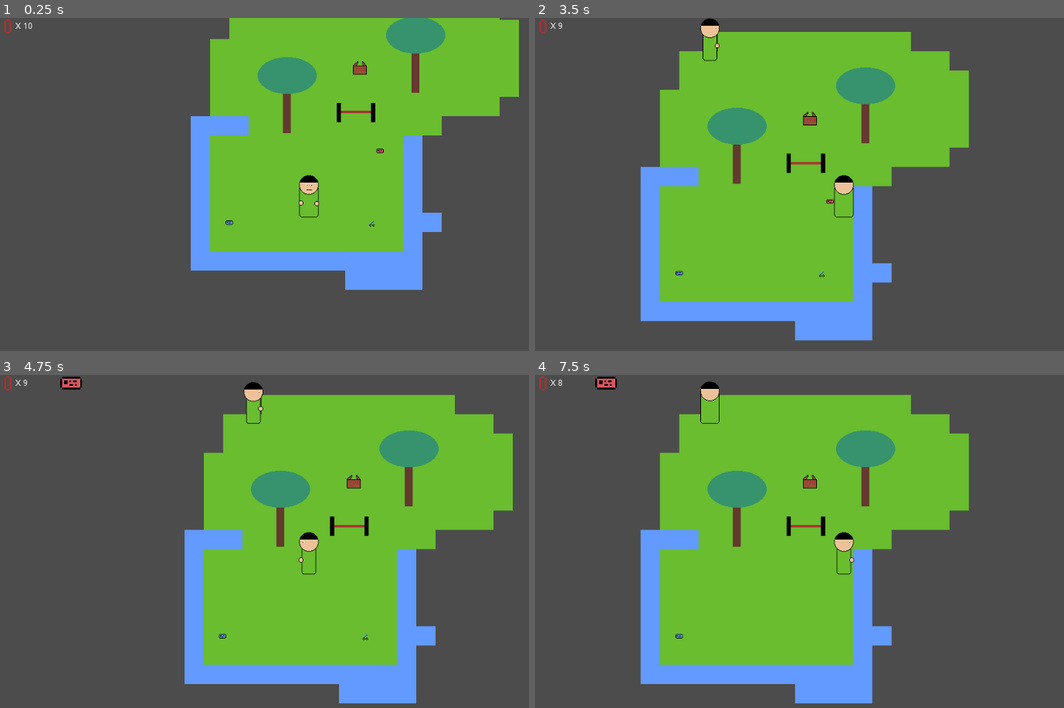
Above: before the commit, frames 1-4 (two rows, left to right).
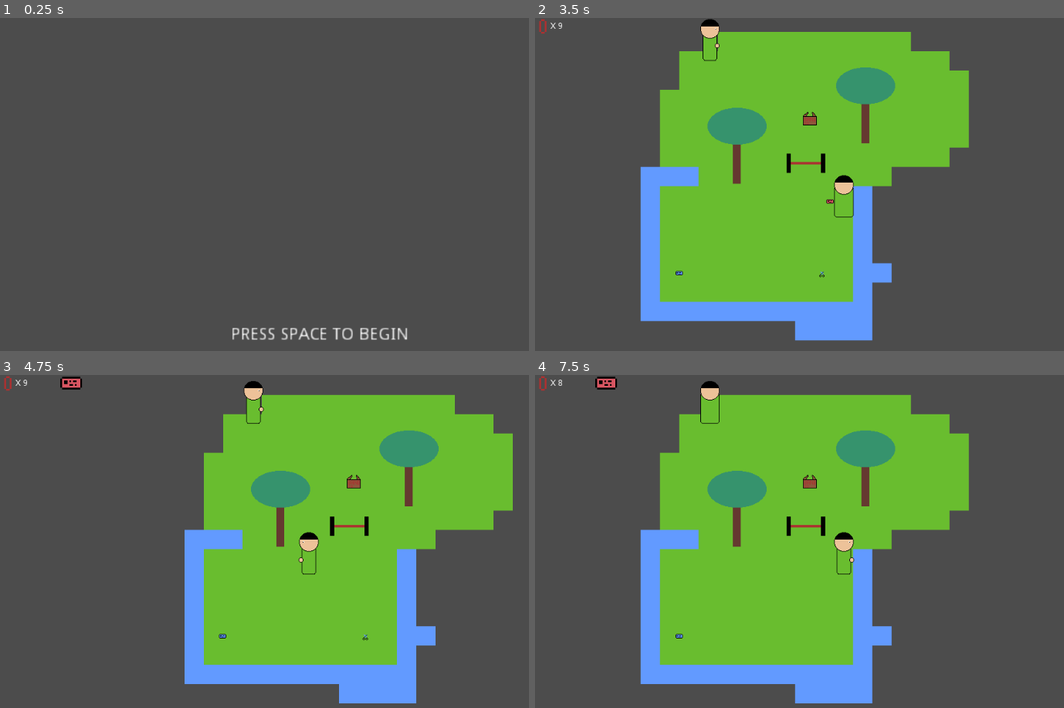
Above: after the commit, the same moments.

Repository: wiltaylor/GameJams
Game: Godot game, scene res://levels/Intro.tscn
The game is run twice, just before and just after one commit, with the same random seed, the same clock (stepped at 60 frames per second) and the same inputs. Before the commit the project starts from res://levels/Level1.tscn.
Inputs:
- Up to frame 1 (0.25 s): no input
- Up to frame 2 (3.5 s): tap Space at 0.5 s; hold Right (move_right) 0.53-1.28 s; tap Alt (use) at 0.6, 1.55, 2.85 s; tap Enter (ui_accept) at 0.77, 0.8, 1.07, 1.35, 1.52, 1.82, 2, 2.3, 3.02, 3.32 s; hold Down (move_down) 1.28-2.03 s; hold Right (move_right) 2.03-2.78 s; tap Ctrl (shoot) at 2.1 s; hold Up (move_up) from 2.78 s (still down)
- Up to frame 3 (4.75 s): release Up (move_up) at 3.53 s; hold Left (move_left) from 3.53 s (still down); tap Alt (use) at 3.6, 4.55 s; tap Enter (ui_accept) at 3.77, 3.8, 4.07, 4.35, 4.52 s
- Up to frame 4 (7.5 s): tap Enter (ui_accept) at 4.82, 5.3, 6.02, 6.32, 6.77, 6.8, 7.07, 7.35 s; release Left (move_left) at 5.03 s; hold Down (move_down) 5.03-5.78 s; tap Ctrl (shoot) at 5.1 s; hold Right (move_right) 5.78-6.53 s; tap Alt (use) at 5.85, 6.6 s; hold Up (move_up) 6.53-7.28 s; hold Right (move_right) from 7.28 s (still down)

The runs differ from the first frame. In frame 1, 39% of the frame differs, in the area x 0-99%, y 0-97%; in frame 2, less than 0.1%; in frame 3, less than 0.1%; in frame 4, less than 0.1%.

Commit message:
Adding end and intro screens

Diff:
--- /dev/null
+++ b/LudumDare/LD47/src/levels/Ending.tscn
@@ -0,0 +1,36 @@
+[gd_scene load_steps=2 format=2]
+
+[ext_resource path="res://scripts/Intro.gd" type="Script" id=1]
+
+[node name="Ending" type="Control"]
+anchor_right = 1.0
+anchor_bottom = 1.0
+script = ExtResource( 1 )
+__meta__ = {
+"_edit_use_anchors_": false
+}
+
+[node name="Message" type="Label" parent="."]
+margin_top = 2.0
+margin_right = 1024.0
+margin_bottom = 457.0
+text = "You have finally done it! You have completed your hostile take over of Band CO!
+
+While you are getting started with hiring your new staff there is a new challanger entering the town...
+
+
+And thus the loop starts once again...."
+align = 1
+valign = 1
+__meta__ = {
+"_edit_use_anchors_": false
+}
+
+[node name="Start Box" type="Label" parent="."]
+margin_left = 1.0
+margin_top = 463.0
+margin_right = 513.0
+margin_bottom = 477.0
+rect_scale = Vector2( 2, 2 )
+text = "Press Space to continue"
+align = 1
--- /dev/null
+++ b/LudumDare/LD47/src/levels/Intro.tscn
@@ -0,0 +1,23 @@
+[gd_scene load_steps=2 format=2]
+
+[ext_resource path="res://scripts/Intro.gd" type="Script" id=1]
+
+[node name="Intro" type="Control"]
+anchor_right = 1.0
+anchor_bottom = 1.0
+script = ExtResource( 1 )
+__meta__ = {
+"_edit_use_anchors_": false
+}
+
+[node name="Label" type="Label" parent="."]
+margin_left = 382.925
+margin_top = 511.954
+margin_right = 529.925
+margin_bottom = 525.954
+rect_scale = Vector2( 2, 2 )
+text = "Press space to begin"
+uppercase = true
+__meta__ = {
+"_edit_use_anchors_": false
+}
--- a/LudumDare/LD47/src/project.godot
+++ b/LudumDare/LD47/src/project.godot
@@ -16,7 +16,7 @@
 [application]
 
 config/name="LD47"
-run/main_scene="res://levels/Level1.tscn"
+run/main_scene="res://levels/Intro.tscn"
 config/icon="res://icon.png"
 
 [input]
--- /dev/null
+++ b/LudumDare/LD47/src/scripts/Intro.gd
@@ -0,0 +1,7 @@
+extends Control
+
+
+func _process(delta):
+
+	if Input.is_action_just_pressed("ui_accept"):
+		get_tree().change_scene("res://levels/Level1.tscn")
